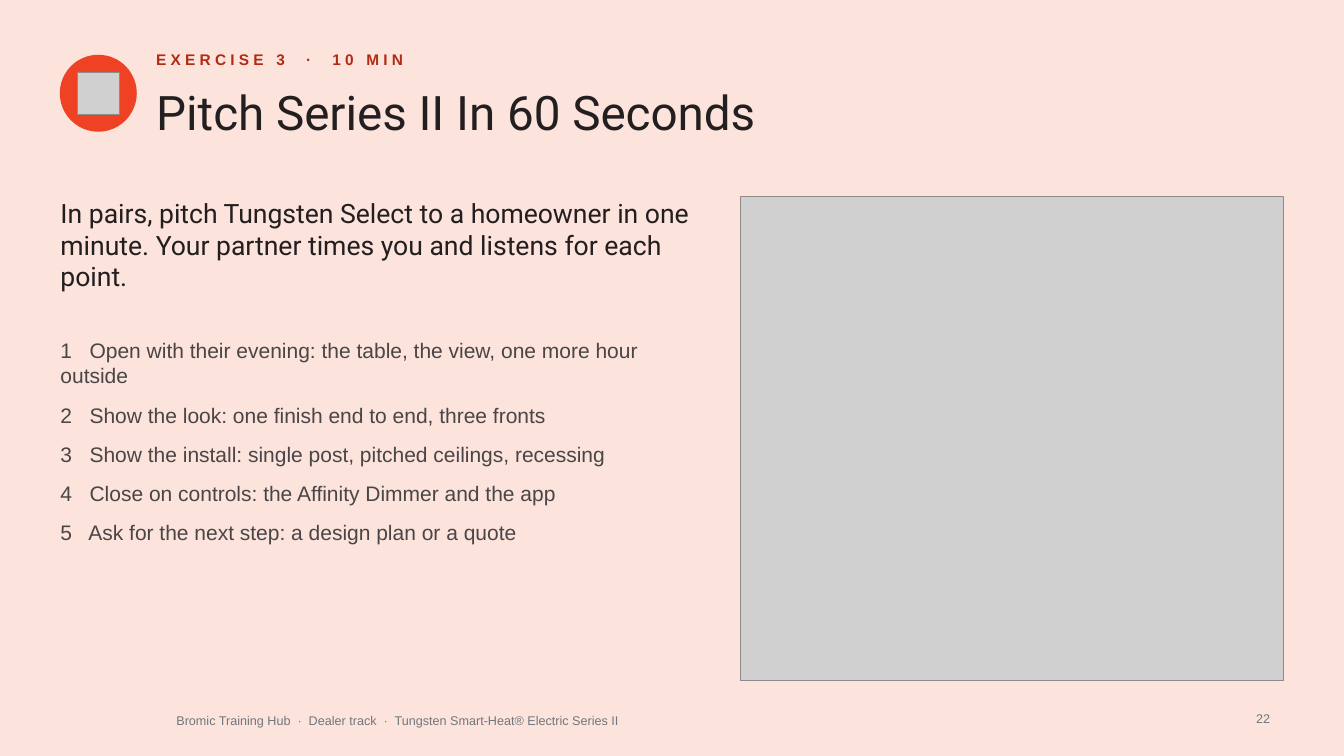
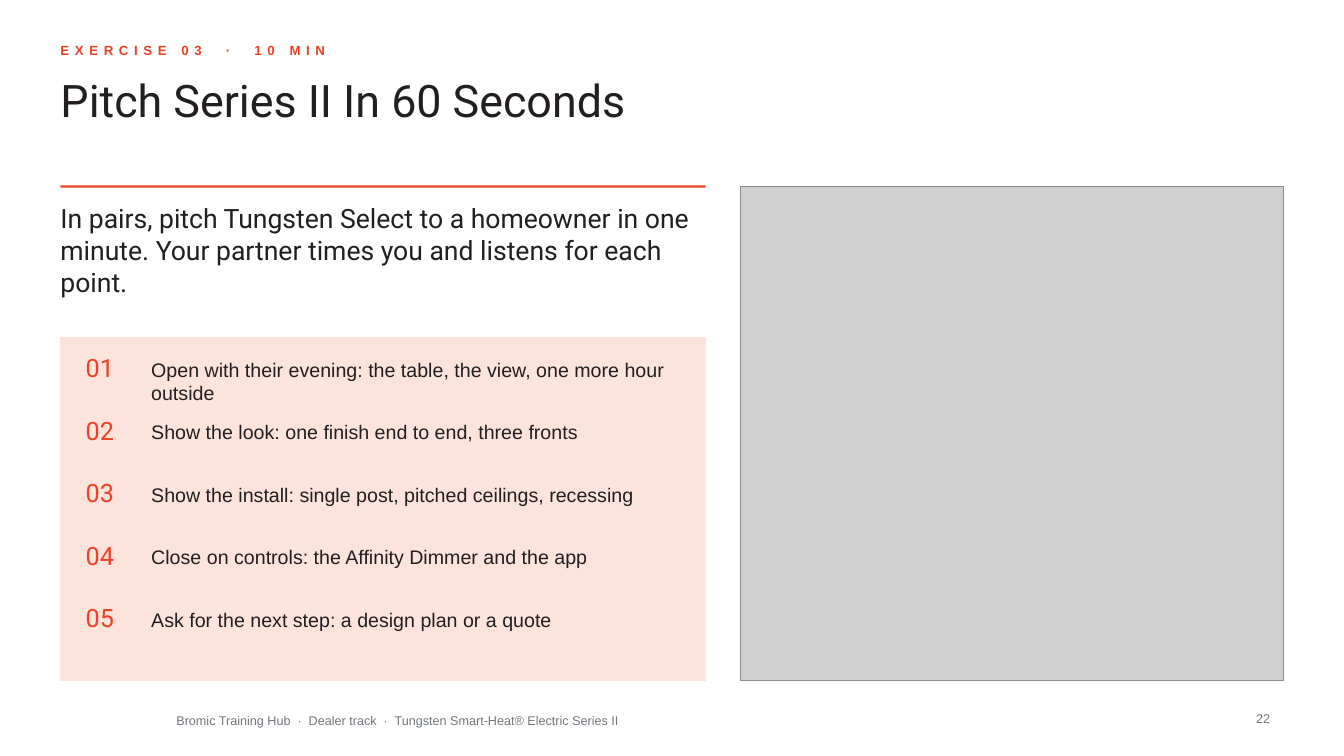
Before and after one commit to aayuvis/Bromic_Marketing, a slide deck: slide 22 of decks/training/out/Bromic-Dealer-Tungsten-Series-II.pptx. Drawn at 1344x756 pixels with LibreOffice and Linux fonts; fonts in the diff are those of the drawing; grey boxes stand for pictures; background and template pictures are left out. Boxes give left, top, right and bottom in pixels: in the first picture for what was removed or moved away, otherwise in the second. Text is boxed around its words. In the diff, an @@ line names an element or a change of style, - is before the commit and + after.

```diff
--- a/decks/training/out/Bromic-Dealer-Tungsten-Series-II.pptx
+++ b/decks/training/out/Bromic-Dealer-Tungsten-Series-II.pptx
@@ background #FCE3DC to #FFFFFF @@
@@ ellipse removed at (60, 55, 136, 131) @@
@@ text at (156, 54, 403, 65): text changed; size 11 to 9.5 pt; text colour #B22B12 to #EF4123 @@
-EXERCISE 3 · 10 MIN
+EXERCISE 03 · 10 MIN
@@ title "Pitch Series II In 60 ...": place and size @@
-title "Pitch Series II In 60 ..." at (156, 94, 755, 131)
+title "Pitch Series II In 60 ..." at (60, 83, 625, 118)
@@ title "Pitch Series II In 60 ..." at (60, 83, 625, 118): size 34 to 32 pt @@
@@ picture removed at (78, 72, 120, 114) @@
@@ text "In pairs, pitch Tungsten Select ...": place and size @@
-text "In pairs, pitch Tungsten Select ..." at (60, 203, 689, 292)
+text "In pairs, pitch Tungsten Select ..." at (60, 208, 689, 298)
@@ line added from (60, 187) to (706, 187), #EF4123 1.5 pt @@
@@ picture: place and size @@
-picture at (741, 197, 1284, 681)
+picture at (741, 187, 1284, 681)
@@ text removed at (60, 343, 638, 545) @@
-1 Open with their evening: the table, the view, one more hour outside
-2 Show the look: one finish end to end, three fronts
-3 Show the install: single post, pitched ceilings, recessing
-4 Close on controls: the Affinity Dimmer and the app
-5 Ask for the next step: a design plan or a quote
@@ rectangle added at (60, 338, 706, 681), fill #FCE3DC, outline #FCE3DC 1 pt @@
@@ text added at (86, 359, 114, 378), 18 pt, text #EF4123 @@
+01
@@ text added at (151, 362, 664, 400), 14 pt, text #231F20 @@
+Open with their evening: the table, the view, one more hour outside
@@ text added at (86, 422, 114, 441), 18 pt, text #EF4123 @@
+02
@@ text added at (151, 424, 578, 442), 14 pt, text #231F20 @@
+Show the look: one finish end to end, three fronts
@@ text added at (86, 484, 114, 503), 18 pt, text #EF4123 @@
+03
@@ text added at (151, 487, 633, 506), 14 pt, text #231F20 @@
+Show the install: single post, pitched ceilings, recessing
@@ text added at (86, 547, 114, 566), 18 pt, text #EF4123 @@
+04
@@ text added at (151, 549, 587, 568), 14 pt, text #231F20 @@
+Close on controls: the Affinity Dimmer and the app
@@ text added at (86, 609, 114, 628), 18 pt, text #EF4123 @@
+05
@@ text added at (151, 612, 551, 631), 14 pt, text #231F20 @@
+Ask for the next step: a design plan or a quote
```
Also in this commit, not shown: 23 other slides changed, 59 other files.
